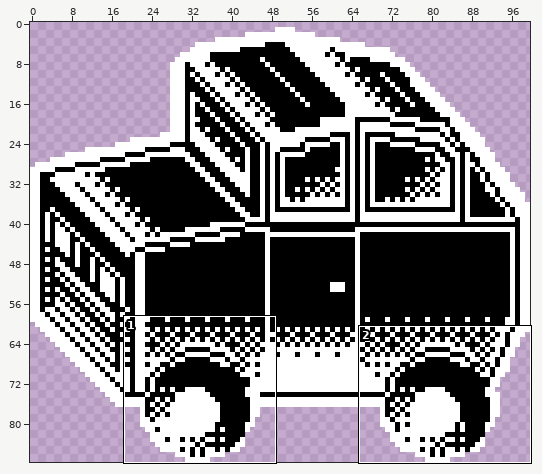
File history of a pixel-art file, Assets/Aseprite/New/Car1.aseprite. The picture above shows the old version from afar; the outline marks the close-up.
Close-up. Before the commit:
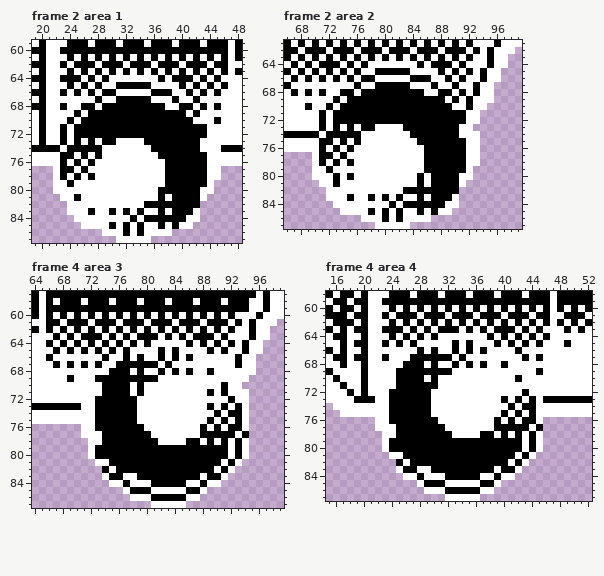
100x88 pixels, 4 frames. Shown: frame 2 area 1: x 19..48, y 59..87; frame 2 area 2: x 66..99, y 61..87; frame 4 area 3: x 64..99, y 57..87; frame 4 area 4: x 15..52, y 58..87.
New version:
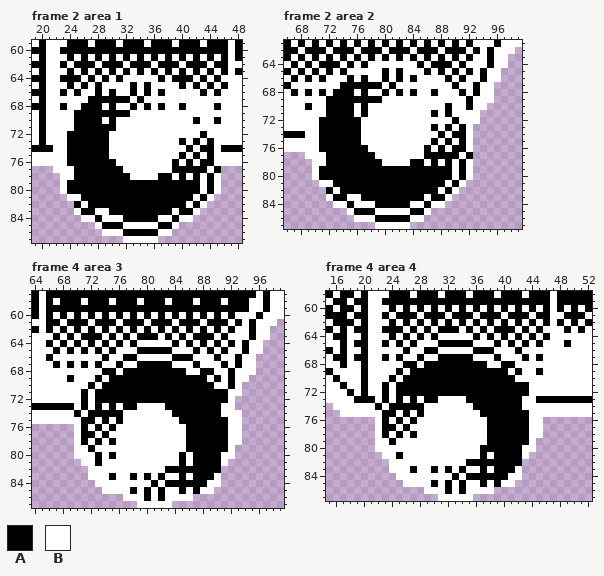
Palette (. is transparent): A #000000  B #ffffff
Commit: Fix Wheel rotation ase. files
The exact change:
Frame 2 area 1, layer "Wheels":
y 64: x 31 B -> A
y 65: x 31..32 AA -> BB; x 34 A -> B
y 66: x 27..29 ABA -> BAB; x 33 B -> A; x 35..36 BA -> AB; x 38 A -> B; x 41 A -> B
y 67: x 27 B -> A; x 29..30 BB -> AA; x 33 A -> B; x 35 A -> B; x 39 A -> B; x 42 A -> B
y 68: x 28..29 BA -> AB; x 31..32 AA -> BB; x 34 A -> B; x 36 A -> B; x 41 A -> B; x 43 A -> B
y 69: x 26 B -> A; x 33..40 AAAAAAAA -> BBBBBBBB; x 42 A -> B
y 70: x 24..25 AB -> BA; x 29 A -> B; x 31..42 AAAAAAAAAAAB -> BBBBBBBBBBBA
y 71: x 23 A -> B; x 31..43 AAAAAAAAAAAAA -> BBBBBBBBBBBBB
y 72: x 23..24 AB -> BA; x 30..42 AAAAAAAAAAAAA -> BBBBBBBBBBBBB
y 73: x 23..24 AB -> BA; x 26 B -> A; x 28 B -> A; x 30 A -> B; x 35..39 AAAAA -> BBBBB; x 41 A -> B; x 44 B -> A
y 74: x 22 A -> B; x 29 B -> A; x 36..40 AAAAA -> BBBBB; x 42..44 ABB -> BAA
y 75: x 23 A -> B; x 25 B -> A; x 27 B -> A; x 29 B -> A; x 37..39 AAA -> BBB; x 41 A -> B; x 43..44 AB -> BA
y 76: x 23..24 AB -> BA; x 26 B -> A; x 28..30 BBB -> AAA; x 38 A -> B; x 40 A -> B; x 42 A -> B; x 44 B -> A
y 77: x 23..25 AAB -> BBA; x 27..31 BBBBB -> AAAAA; x 38 A -> B; x 45 B -> A
y 78: x 22..23 BA -> .B; x 26 B -> A; x 28..32 BBBBB -> AAAAA; x 37 B -> A; x 39 A -> B; x 41 A -> B; x 43..44 AB -> BA
y 79: x 22 B -> .; x 25..37 BBBBBBBBBBBBB -> AAAAAAAAAAAAA; x 43..45 AB. -> BAB
y 80: x 22 B -> .; x 24..36 BBBBBBBBBBBBB -> AAAAAAAAAAAAA; x 44..45 B. -> AB
y 81: x 23 B -> .; x 25..36 ABBBBBBBBBBB -> BAAAAAAAAAAA; x 38 B -> A; x 42..44 AB. -> BAB
y 82: x 24..25 BB -> .A; x 27..34 BBBBBBBB -> AAAAAAAA; x 41 A -> B; x 43 . -> B
y 83: x 24 B -> .; x 26 B -> A; x 31 B -> A; x 33 B -> A; x 35..36 BB -> AA; x 38..39 BA -> AB
y 84: x 25 B -> .; x 28 B -> A; x 32 B -> A; x 34 B -> A; x 37..38 AA -> BB; x 40 A -> B; x 42 B -> .
y 85: x 26..27 BB -> ..; x 29 B -> A; x 31..32 BA -> AB; x 34 A -> B; x 38..41 BABB -> AB..
y 86: x 33 B -> A; x 35..36 BB -> AA
y 87: x 31 B -> .; x 36 . -> B
Frame 2 area 2, layer "Wheels":
y 65: x 76 A -> B; x 79 A -> B; x 81 A -> B; x 83 A -> B; x 86 B -> A
y 66: x 73 A -> B; x 78 A -> B; x 80 B -> A; x 82 B -> A; x 85..86 AA -> BB
y 67: x 74..75 BB -> AA; x 77..78 BB -> AA; x 80 A -> B; x 82..83 AA -> BB; x 87 A -> B
y 68: x 73 B -> A; x 78..79 AA -> BB; x 81 A -> B; x 83 A -> B; x 85 A -> B; x 87..89 BAA -> ABB
y 69: x 72 B -> A; x 74 B -> A; x 80..88 AAAAAAAAA -> BBBBBBBBB; x 90 A -> B
y 70: x 73 B -> A; x 76 A -> B; x 78..88 AAAAAAAAAAA -> BBBBBBBBBBB
y 71: x 71..72 AB -> BA; x 76 A -> B; x 78..86 AAAAAAAAA -> BBBBBBBBB; x 88 A -> B; x 90..91 AA -> BB
y 72: x 72 B -> A; x 77..89 AAAAAAAAAAAAA -> BBBBBBBBBBBBB; x 91 A -> B
y 73: x 72 B -> A; x 74 B -> A; x 76..78 BAA -> ABB; x 83..86 AAAA -> BBBB; x 88 A -> B; x 90..91 AB -> BA
y 74: x 69..71 AAB -> BBA; x 84..87 AAAA -> BBBB; x 89 A -> B; x 91 B -> A; x 93 B -> .
y 75: x 73 B -> A; x 75 B -> A; x 85..86 AA -> BB; x 88 A -> B; x 90 A -> B; x 93 B -> .
y 76: x 72 B -> A; x 74 B -> A; x 76..77 BB -> AA; x 87 A -> B; x 89 A -> B; x 93 B -> .
y 77: x 69 . -> B; x 71 A -> B; x 73 B -> A; x 75..78 BBBB -> AAAA; x 91..93 ABB -> BA.
y 78: x 71..72 AB -> BA; x 74 B -> A; x 76..79 BBBB -> AAAA; x 84..86 BBA -> AAB; x 88 A -> B; x 90 A -> B; x 93 B -> .
y 79: x 71 B -> A; x 73..85 BBBBBBBBBBBBB -> AAAAAAAAAAAAA; x 90 A -> B
y 80: x 71..72 BB -> AA; x 74 B -> A; x 76..84 BBBBBBBBB -> AAAAAAAAA; x 86 B -> A; x 90..91 AB -> BA
y 81: x 74..84 BBBBBBBBBBB -> AAAAAAAAAAA; x 86 B -> A; x 89 A -> B
y 82: x 72 B -> A; x 74..82 BBBBBBBBB -> AAAAAAAAA; x 88 A -> B; x 90 A -> B
y 83: x 73..75 BBA -> AAB; x 77 B -> A; x 79 B -> A; x 81 B -> A; x 83..84 BB -> AA; x 89..90 AB -> B.
y 84: x 75 B -> A; x 79..80 BB -> AA; x 82 B -> A; x 84..85 AA -> BB; x 87..90 AABB -> BB..
y 85: x 74 B -> .; x 76..77 BB -> AA; x 80 A -> B; x 82 A -> B; x 84 B -> A; x 87..89 ABB -> ...
y 86: x 76 . -> B; x 79 B -> A; x 81 B -> A; x 83 B -> A; x 86 B -> .
Frame 4 area 3, layer "Wheels":
y 64: x 80 A -> B; x 84 B -> A
y 65: x 77 A -> B; x 79..81 BBB -> AAA; x 83..84 BA -> AB; x 87 B -> A
y 66: x 78..79 BA -> AB; x 82 A -> B; x 85 B -> A; x 90 B -> A
y 67: x 77..78 AA -> BB; x 82 B -> A; x 87 B -> A; x 91 B -> A
y 68: x 74 B -> A; x 76 A -> B; x 78 B -> A; x 80..81 BB -> AA; x 83 B -> A; x 85..86 BA -> AB; x 88 B -> A; x 92 B -> A
y 69: x 74 A -> B; x 82..88 BBBBBBB -> AAAAAAA; x 90 B -> A; x 92 B -> A
y 70: x 72 B -> A; x 78 B -> A; x 80..89 BBBBBBBBBB -> AAAAAAAAAA; x 91..92 AB -> BA
y 71: x 71 B -> A; x 73 B -> A; x 78 B -> A; x 80..88 BBBBBBBBB -> AAAAAAAAA; x 90 B -> A; x 94 B -> .
y 72: x 71 B -> A; x 79..94 BBBBBBBBBBBBBABB -> AAAAAAAAAAAAAB..
y 73: x 70..71 AB -> BA; x 74 A -> B; x 76 A -> B; x 83..88 BBBBBB -> AAAAAA; x 90..91 BA -> AB; x 93..94 AB -> ..
y 74: x 70 B -> A; x 72 B -> A; x 77..78 AA -> BB; x 84..89 BBBBBB -> AAAAAA; x 92..94 AAB -> BB.
y 75: x 71..73 BBA -> AAB; x 75 A -> B; x 77..78 AA -> BB; x 85..88 BBBB -> AAAA; x 90 B -> A; x 93..94 AB -> B.
y 76: x 70..71 .B -> BA; x 74 A -> B; x 76..79 AAAA -> BBBB; x 86..87 BB -> AA; x 89 B -> A; x 91..94 BAAB -> ABB.
y 77: x 70..72 .BB -> BAA; x 75..80 AAAAAA -> BBBBBB; x 86..87 BB -> AA; x 92 A -> B; x 94 A -> .
y 78: x 70..71 .. -> BA; x 73..74 BA -> AB; x 76..81 AAAAAA -> BBBBBB; x 88 B -> A; x 90 B -> A; x 93..94 AB -> B.
y 79: x 70..85 ..BAAAAAAAAAAAAA -> BBABBBBBBBBBBBBB; x 93..94 AB -> ..
y 80: x 70..71 .. -> BB; x 74 A -> B; x 76..84 AAAAAAAAA -> BBBBBBBBB; x 86 A -> B; x 91 A -> B; x 93..94 AB -> ..
y 81: x 71..73 ..B -> BBA; x 75..84 AAAAAAAAAA -> BBBBBBBBBB; x 86 A -> B; x 92..93 AB -> ..
y 82: x 72..74 ..A -> BBB; x 76..82 AAAAAAA -> BBBBBBB; x 90..92 BAB -> A..
y 83: x 72..73 .. -> BB; x 76 A -> B; x 78..79 BA -> AB; x 81 A -> B; x 83..84 AA -> BB; x 86 A -> B; x 88 B -> A; x 90..91 AB -> B.
y 84: x 73..74 .. -> BB; x 77 A -> B; x 82 A -> B; x 86..87 BB -> AA
y 85: x 74..76 ... -> BBB; x 79 A -> B; x 82 B -> A; x 85..86 BA -> AB; x 89 . -> B
y 86: x 77 . -> B; x 80..81 BA -> AB; x 83..85 AAA -> BBB; x 87 B -> .
y 87: x 79..80 .. -> BB; x 84..85 BB -> ..
Frame 4 area 4, layer "Wheels":
y 64: x 36 B -> A
y 65: x 31..32 BB -> AA; x 34 B -> A
y 66: x 26 B -> A; x 28..29 AB -> BA; x 33 A -> B; x 35..36 AB -> BA; x 38 B -> A
y 67: x 25 B -> A; x 27 A -> B; x 29..30 AA -> BB; x 33 B -> A; x 35 B -> A; x 39 B -> A
y 68: x 28..29 AB -> BA; x 31..32 BB -> AA; x 34 B -> A; x 36 B -> A; x 41 B -> A
y 69: x 26 A -> B; x 33..40 BBBBBBBB -> AAAAAAAA; x 42 B -> A
y 70: x 24..25 BA -> AB; x 29 B -> A; x 31..42 BBBBBBBBBBBA -> AAAAAAAAAAAB
y 71: x 23 B -> A; x 31..43 BBBBBBBBBBBBB -> AAAAAAAAAAAAA
y 72: x 23..24 BA -> AB; x 30..42 BBBBBBBBBBBBB -> AAAAAAAAAAAAA
y 73: x 23..24 BA -> AB; x 26 A -> B; x 28 A -> B; x 30 B -> A; x 35..39 BBBBB -> AAAAA; x 41 B -> A; x 44..45 AB -> BA
y 74: x 22 B -> A; x 29 A -> B; x 36..40 BBBBB -> AAAAA; x 42..44 BAA -> ABB
y 75: x 23 B -> A; x 25 A -> B; x 27 A -> B; x 29 A -> B; x 37..39 BBB -> AAA; x 41 B -> A; x 43..44 BA -> AB
y 76: x 23..24 BA -> AB; x 26 A -> B; x 28..30 AAA -> BBB; x 38 B -> A; x 40 B -> A; x 42 B -> A; x 44 A -> B
y 77: x 23..25 BBA -> AAB; x 27..31 AAAAA -> BBBBB; x 38 B -> A; x 45 A -> B
y 78: x 22..23 .B -> BA; x 26 A -> B; x 28..32 AAAAA -> BBBBB; x 37 A -> B; x 39 B -> A; x 41 B -> A; x 43..44 BA -> AB
y 79: x 22 . -> B; x 25..37 AAAAAAAAAAAAA -> BBBBBBBBBBBBB; x 43..45 BAB -> AB.
y 80: x 22 . -> B; x 24..36 AAAAAAAAAAAAA -> BBBBBBBBBBBBB; x 44..45 AB -> B.
y 81: x 23 . -> B; x 25..36 BAAAAAAAAAAA -> ABBBBBBBBBBB; x 38 A -> B; x 42..44 BAB -> AB.
y 82: x 24..25 .A -> BB; x 27..34 AAAAAAAA -> BBBBBBBB; x 41 B -> A; x 43 B -> .
y 83: x 24 . -> B; x 26 A -> B; x 31 A -> B; x 33 A -> B; x 35..36 AA -> BB; x 38..39 AB -> BA
y 84: x 25 . -> B; x 28 A -> B; x 32 A -> B; x 34 A -> B; x 37..38 BB -> AA; x 40 B -> A; x 42 . -> B
y 85: x 26..27 .. -> BB; x 29 A -> B; x 31..32 AB -> BA; x 34 B -> A; x 38..41 AB.. -> BABB
y 86: x 33 A -> B; x 35..36 AA -> BB
y 87: x 31 . -> B; x 36 B -> .
